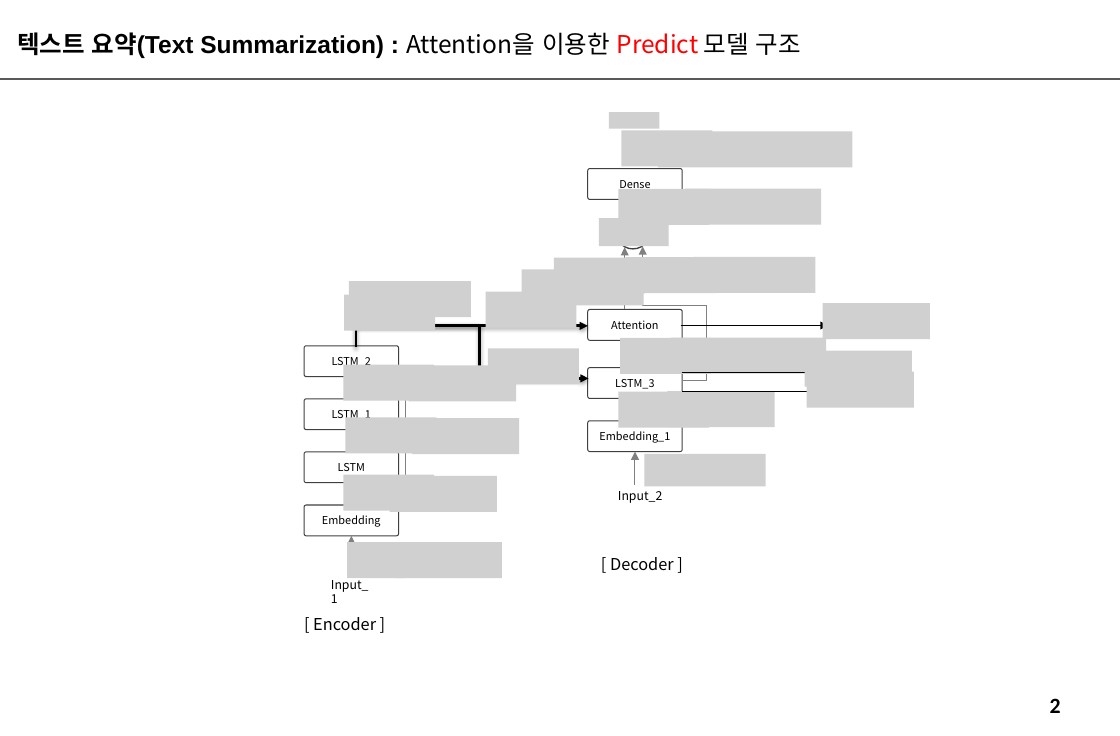
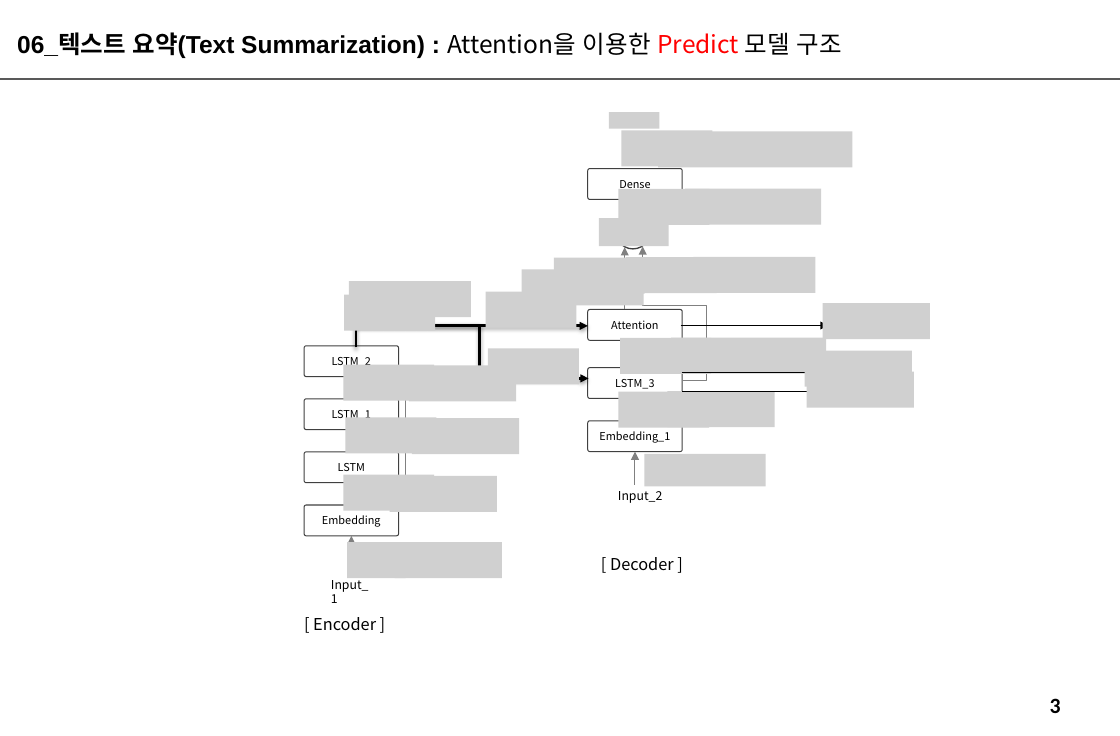
Before and after one commit to mkhoin/nlp1209, a slide deck: slide 3 of 자연어처리활용/텍스트 요약- Attention을 이용한 Train 모델 구조.pptx (slide 2 before the commit). Drawn at 1120x736 pixels with LibreOffice and Linux fonts; fonts in the diff are those of the drawing; grey boxes stand for pictures. Boxes give left, top, right and bottom in pixels: in the first picture for what was removed or moved away, otherwise in the second. Text is boxed around its words. In the diff, an @@ line names an element or a change of style, - is before the commit and + after.

```diff
--- a/자연어처리활용/텍스트 요약- Attention을 이용한 Train 모델 구조.pptx
+++ b/자연어처리활용/텍스트 요약- Attention을 이용한 Train 모델 구조.pptx
@@ text at <box>17,32,842,58</box>: text changed @@
-텍스트 요약(Text Summarization) : Attention을 이용한 Predict 모델 구조
+06_텍스트 요약(Text Summarization) : Attention을 이용한 Predict 모델 구조
@@ page number at <box>1050,698,1061,713</box>: text changed @@
-2
+3
```
Also in this commit, not shown: 1 other slide changed, 5 slides added.
